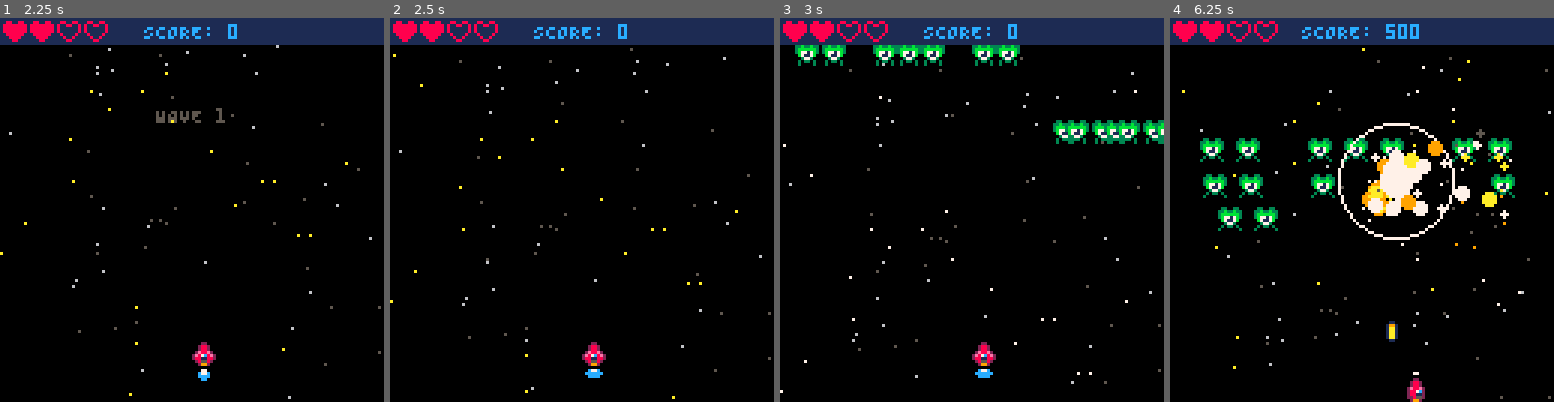
Above: before the commit, frames 1-4 (left to right).
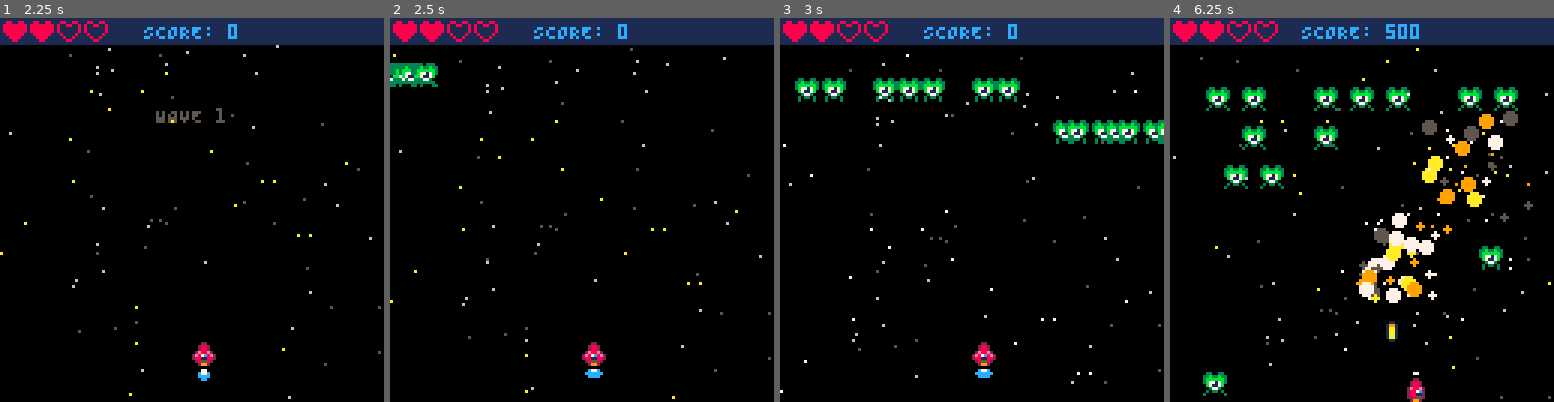
Above: after the commit, the same moments.

Repository: ProfSFrink/pico-8_shump_tutorial
Game: PICO-8 cartridge shump.p8
Two runs of this game, one before a commit and one after it. Both use one fixed random seed, a clock stepped at 60 frames per second and the inputs below.
Inputs:
- Up to frame 1 (2.25 s): tap X (X key) at 0.33, 1.07, 1.85 s; tap O (Z key) at 0.7, 1.7, 2.1 s; hold Right 1.6-2.1 s; hold Up from 2.15 s (still down)
- Up to frame 2 (2.5 s): release Up at 2.42 s; hold Right from 2.47 s (still down)
- Up to frame 3 (3 s): keep holding Right; tap O (Z key) at 2.5, 2.9 s; tap X (X key) at 2.97 s
- Up to frame 4 (6.25 s): release Right at 3.03 s; hold Left 3.08-3.58 s; tap O (Z key) every 0.4 s from 3.3 to 6.1 s; hold Down 3.63-3.97 s; hold Right 4.02-4.68 s; tap X (X key) at 4.08, 5.2 s; hold Up 4.73-5.03 s; hold Left 5.08-5.68 s; hold Down 5.73-6.03 s; hold Right from 6.08 s (still down)

Frame 1 is identical in both runs. In frame 2, 0.7% of the frame differs, in the area x 0-13%, y 11-18%; in frame 3, 3.6%; in frame 4, 14%, in the area x 0-100%, y 7-99%.

Commit message:
- (refactor) replace moving with attacking state.

Diff:
--- a/entities/Enemies.lua
+++ b/entities/Enemies.lua
@@ -30,9 +30,7 @@
         ani = { 80, 81, 82, 83 },
         flash = 84,
         aniDelay = 0.4,
-        spd = 0.25,
-        moveTime = 45,
-        stopTime = 2,
+        spd = 1.25,
         hp = 2,
         points = 100,
         move = downWave
@@ -49,8 +47,6 @@
         flash = 68,
         aniDelay = 0.4,
         spd = 1,
-        moveTime = 0,
-        stopTime = 0,
         hp = 2,
         points = 175,
         move = down
@@ -67,8 +63,6 @@
         flash = 73,
         aniDelay = 0.4,
         spd = 0.6,
-        moveTime = 45,
-        stopTime = 5,
         hp = 3,
         points = 150,
         move = downWave
@@ -86,8 +80,6 @@
         ani = { 88, 89, 90, 91, 92 },
         flash = 93,
         aniDelay = 0.4,
-        stopTime = 20,
-        moveTime = 2,
         spd = 0.6,
         hp = 3,
         points = 200,
@@ -105,8 +97,6 @@
         flash = 87,
         aniDelay = 0.4,
         spd = 0.8,
-        moveTime = 45,
-        stopTime = 3,
         hp = 2,
         points = 200,
         move = downWave
@@ -123,8 +113,6 @@
         flash = 78,
         aniDelay = 0.4,
         spd = 1.4,
-        moveTime = 45,
-        stopTime = 0,
         hp = 3,
         points = 300,
         move = downTowardCenter
@@ -144,8 +132,6 @@
         flash = 100,
         aniDelay = 0.4,
         spd = 0.6,
-        moveTime = 30,
-        stopTime = 0,
         hp = 30,
         points = 1000,
         moveTime = 45,
@@ -160,18 +146,13 @@
 local flashTimerDefault = 3
 -- Death state frame timer.
 local deathTimerDefault = 10
--- Default stop time timer.
-local stopTimerDefault = 60
--- Default move time timer.
-local moveTimeDefault = 30
 
 -- State names for enemy state machine.
 local eneState = {
     spawning = "spawning",
     stopped = "stopped",
-    moving = "moving",
     flashing = "flashing",
-    firing = "firing",
+    attacking = "attacking",
     dead = "dead"
 }
 
@@ -233,8 +214,6 @@
 
         move = enemyCfg.move,
 
-        stopTime = enemyCfg.stopTime or stopTimerDefault,
-        moveTime = enemyCfg.moveTime or moveTimeDefault,
         flashTimer = flashTimerDefault,
         deathTimer = deathTimerDefault,
 
@@ -254,6 +233,11 @@
             end
 
             enemySpr = ani[flr(aniFrame)]
+        end,
+
+        -- Handle enemy in attacking state.
+        attack = function(_ENV)
+            state = eneState.attacking
         end,
 
         -- Handle enemy being hit, determines switch
@@ -285,7 +269,7 @@
             enemySpr = flashSpr
             flashTimer -= 1
             if flashTimer <= 0 then
-                state = eneState.moving
+                state = eneState.attacking
                 flashTimer = flashTimerDefault
             end
         end,
@@ -309,7 +293,6 @@
 
         -- Update function for the enemy.
         update = function(_ENV)
-            -- Update depending on state.
             if state == eneState.dead then
                 dead(_ENV)
             elseif state == eneState.flashing then
@@ -318,24 +301,12 @@
                 animate(_ENV)
             elseif state == eneState.stopped then
                 animate(_ENV)
-                stopTime -= 1
-
-                if stopTime <= 0 then
-                    stopTime = enemyCfg.stopTime or stopTimerDefault
-                    state = eneState.moving
-                end
-            elseif state == eneState.moving then
+            elseif state == eneState.attacking then
                 animate(_ENV)
                 move(_ENV)
-
-                moveTime -= 1
-                if moveTime <= 0 then
-                    moveTime = enemyCfg.moveTime or moveTimeDefault
-                    state = eneState.stopped
-                end
-            end
-
-            -- Remove if off-screen.
+            end
+
+            -- Remove if off-screen and not spawning.
             if y > 128 and state != eneState.spawning then
                 del(enemies, _ENV)
             end
--- a/states/GameState.lua
+++ b/states/GameState.lua
@@ -2,7 +2,7 @@
 
 spawnEvents = {
 	{ '1',
-		'-8,-24,alien,alien,gap,alien,alien,alien,gap,alien,alien',
+		'-8,14,alien,alien,gap,alien,alien,alien,gap,alien,alien',
 		'136,34,alien,alien,gap,alien,alien,alien,gap,alien,alien',
 		'64,-12,alien,alien,gap,gap,gap,gap,alien,alien'
 	},
@@ -38,6 +38,7 @@
 	proT = 0
 
 	spawnDur = 40
+	attackDur = 40
 
 	-- Setup player ship.
 	ship = newShip()
@@ -159,12 +160,21 @@
 	updateGameScene()
 
 	spawnT += 1
+	attackT += 1
 
 	if spawnT == spawnDur then
 		canPlay = true
 		for e in all(enemies) do
 			e:activate()
 		end
+	end
+
+	if attackT >= attackDur then
+		local e = rnd(enemies)
+		if e and e:canCollide() then
+			e:attack()
+		end
+		attackT = 0
 	end
 
 	-- Check for end of wave.
@@ -192,4 +202,5 @@
 function enterGame()
 	state = stateNames.game
 	spawnT = 0
-end
+	attackT = 0
+end
--- a/states/NewWaveState.lua
+++ b/states/NewWaveState.lua
@@ -29,7 +29,7 @@
 function enterNewWave()
     state = stateNames.newWave
     canPlay = false
-    exitTimer = 50 -- 2 seconds until state change.
+    exitTimer = 50
 
     async(function()
         animate(ship,"x", shipStartX, 60, easeOutQuad)
